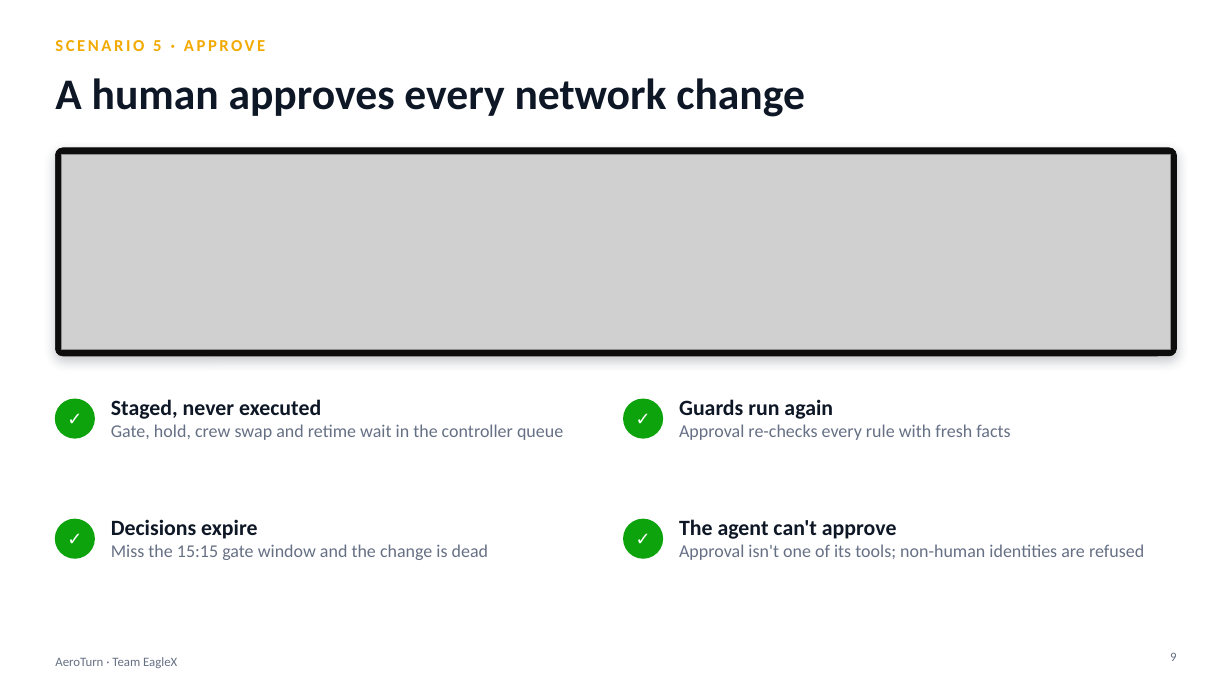
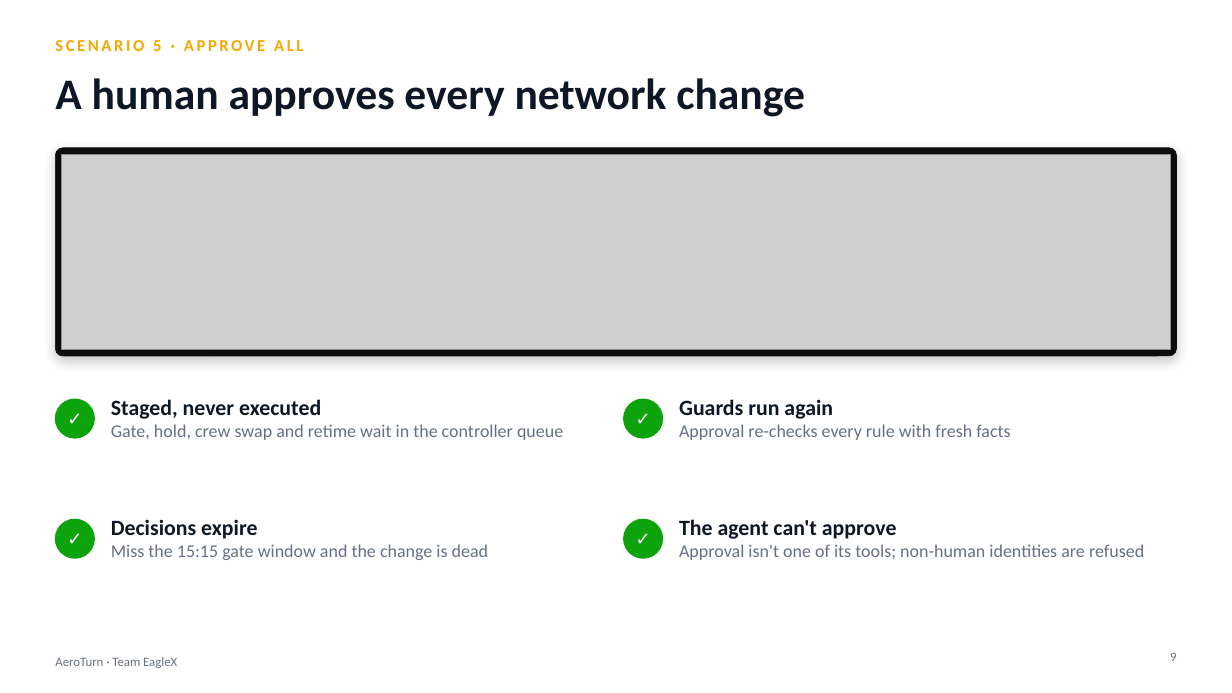
Before and after one commit to RithikhC/EagleX, a slide deck: slide 9 of docs/AeroTurn_Deck.pptx. Drawn at 1232x693 pixels with LibreOffice and Linux fonts; fonts in the diff are those of the drawing; grey boxes stand for pictures. Boxes give left, top, right and bottom in pixels: in the first picture for what was removed or moved away, otherwise in the second. Text is boxed around its words. In the diff, an @@ line names an element or a change of style, - is before the commit and + after.

```diff
--- a/docs/AeroTurn_Deck.pptx
+++ b/docs/AeroTurn_Deck.pptx
@@ text at [55, 40, 303, 51]: text changed @@
-SCENARIO 5 · APPROVE
+SCENARIO 5 · APPROVE ALL
```
Also in this commit, not shown: 8 other slides changed, 42 other files.
